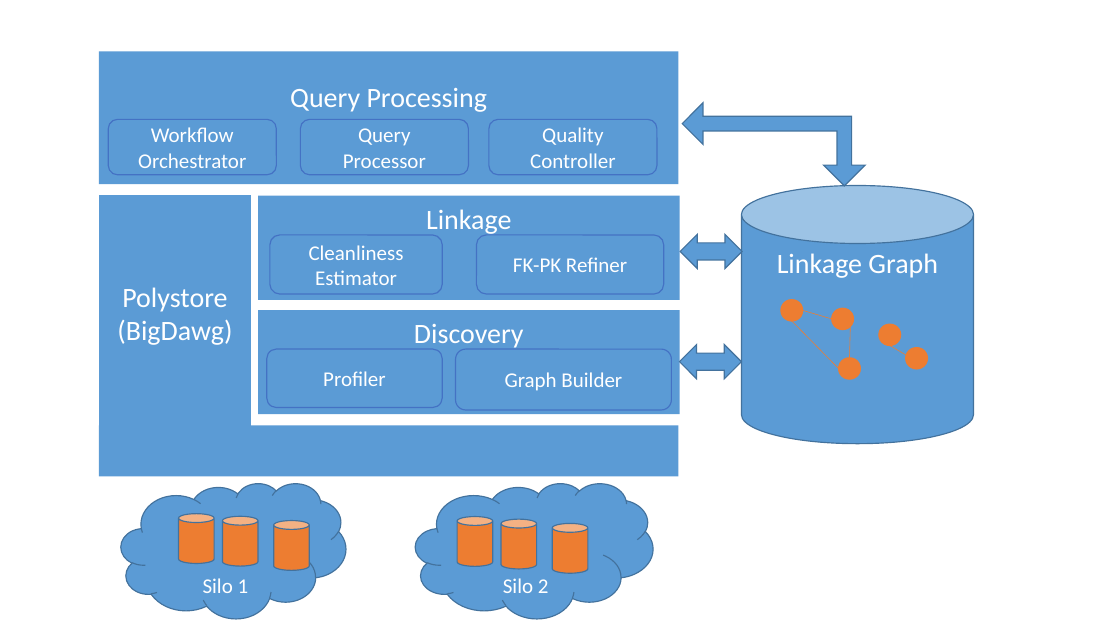
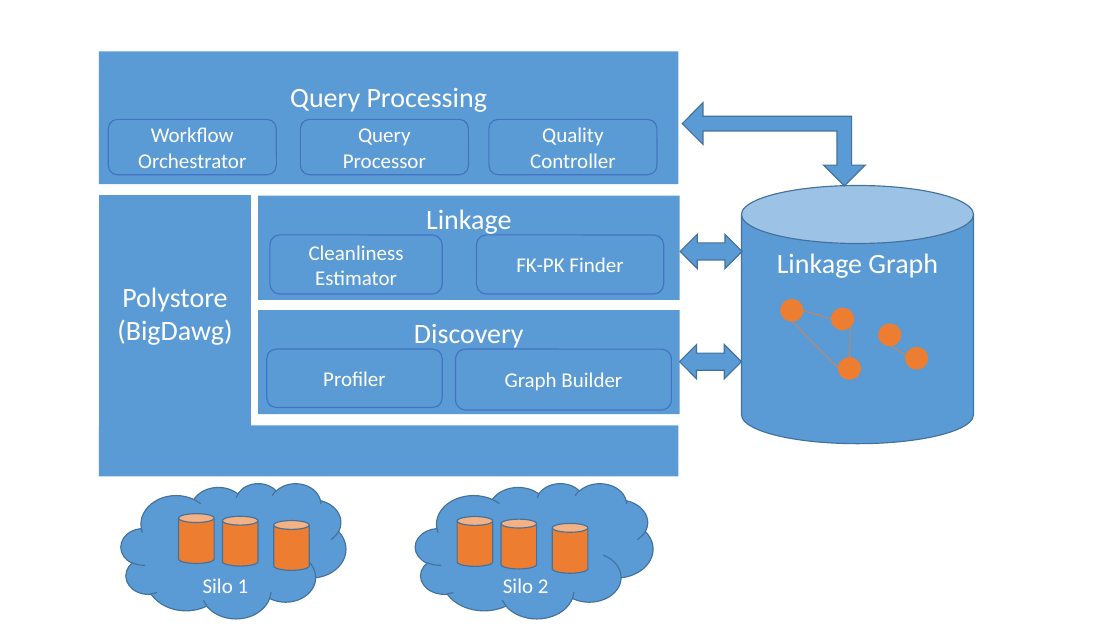
Before and after one commit to qcri/DataCivilizer, a slide deck: slide 3 of figs.pptx. Drawn at 1120x630 pixels with LibreOffice and Linux fonts; fonts in the diff are those of the drawing. Boxes give left, top, right and bottom in pixels: in the first picture for what was removed or moved away, otherwise in the second. Text is boxed around its words. In the diff, an @@ line names an element or a change of style, - is before the commit and + after.

Commit message:
refine 4.1

```diff
--- a/figs.pptx
+++ b/figs.pptx
@@ text in rounded rectangle at (516, 257, 623, 272): text changed @@
-FK-PK Refiner
+FK-PK Finder
```
Also in this commit, not shown: 3 other files.
